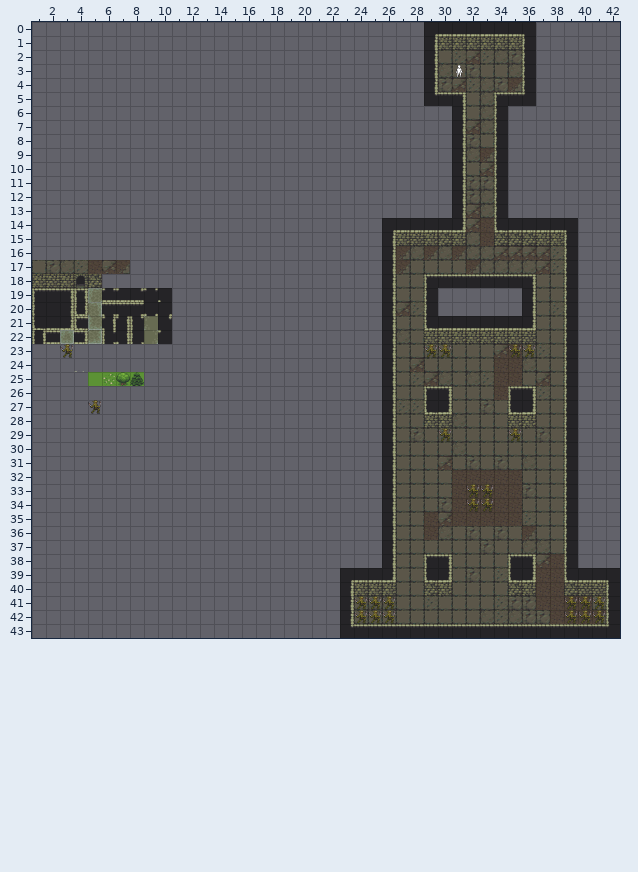
Level history. Tiled map: res/StartTemple2.tmx. The first picture shows the starting point.
Cells are 32x32 px. Shown: x 1..42, y 0..43.
New version:
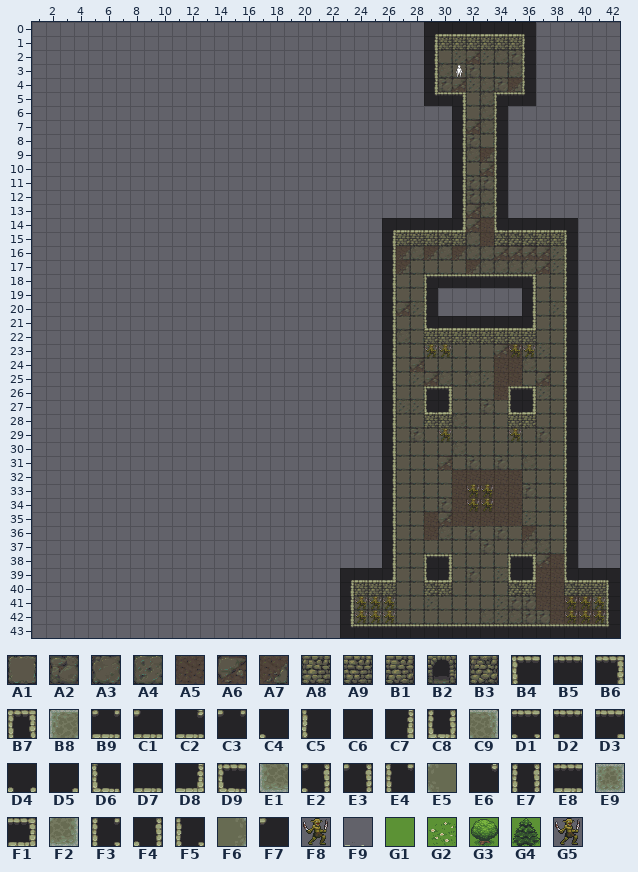
Key: from "EnvironmentTile": A1 0, A2 1, A3 2, A4 3, A5 4, A6 5, A7 6, A8 10, A9 11, B1 12, B2 13, B3 14, B4 20, B5 21, B6 22, B7 23, B8 24, B9 25, C1 26, C2 27, C3 28, C4 29, C5 30, C6 31, C7 32, C8 33, C9 34, D1 35, D2 36, D3 37, D4 38, D5 39, D6 40, D7 41, D8 42, D9 43, E1 44, E2 45, E3 46, E4 47, E5 48, E6 49, E7 50, E8 51, E9 52, F1 53, F2 54, F3 55, F4 56, F5 57, F6 58, F7 59, F8 62, F9 73, G1 84, G2 85, G3 86, G4 87, G5 104.
__ is an empty cell.
What changed:
{"where": "layer \"Tile Layer 1\""}
{"y":17,"x":1,"old":"A1 A2 A3 A4 A5 A6 A7","new":"__ __ __ __ __ __ __"}
{"y":18,"x":1,"old":"A8 A9 B1 B2 B3","new":"__ __ __ __ __"}
{"y":19,"x":1,"old":"B4 B5 B6 B7 B8 B9 C1 C2 C3 C4","new":"__ __ __ __ __ __ __ __ __ __"}
{"y":20,"x":1,"old":"C5 C6 C7 C8 C9 D1 D2 D3 D4 D5","new":"__ __ __ __ __ __ __ __ __ __"}
{"y":21,"x":1,"old":"D6 D7 D8 D9 E1 E2 E3 E4 E5 E6","new":"__ __ __ __ __ __ __ __ __ __"}
{"y":22,"x":1,"old":"E7 E8 E9 F1 F2 F3 F4 F5 F6 F7","new":"__ __ __ __ __ __ __ __ __ __"}
{"y":23,"x":3,"old":"F8","new":"__"}
{"y":24,"x":4,"old":"F9","new":"__"}
{"y":25,"x":5,"old":"G1 G2 G3 G4","new":"__ __ __ __"}
{"y":27,"x":5,"old":"G5","new":"__"}
